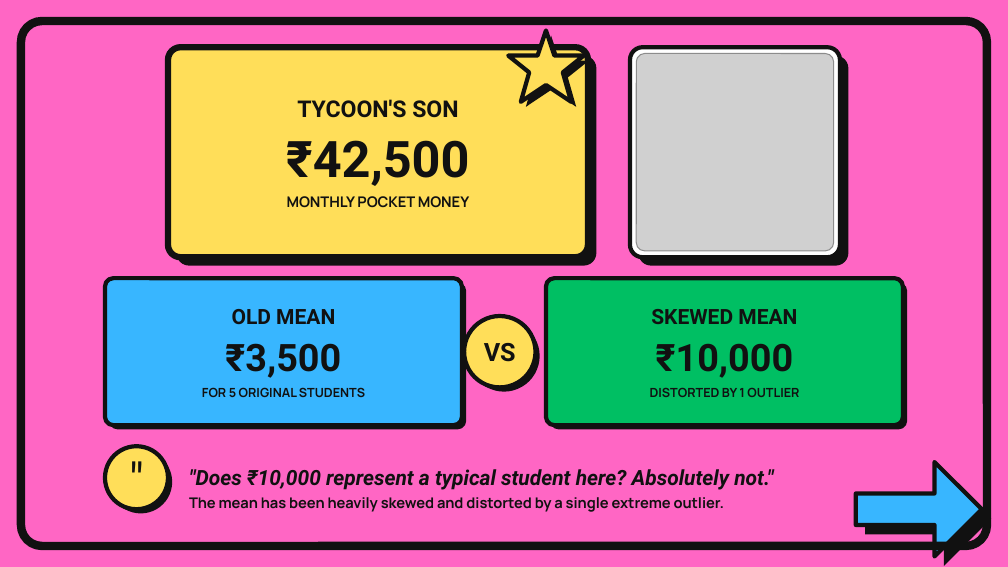
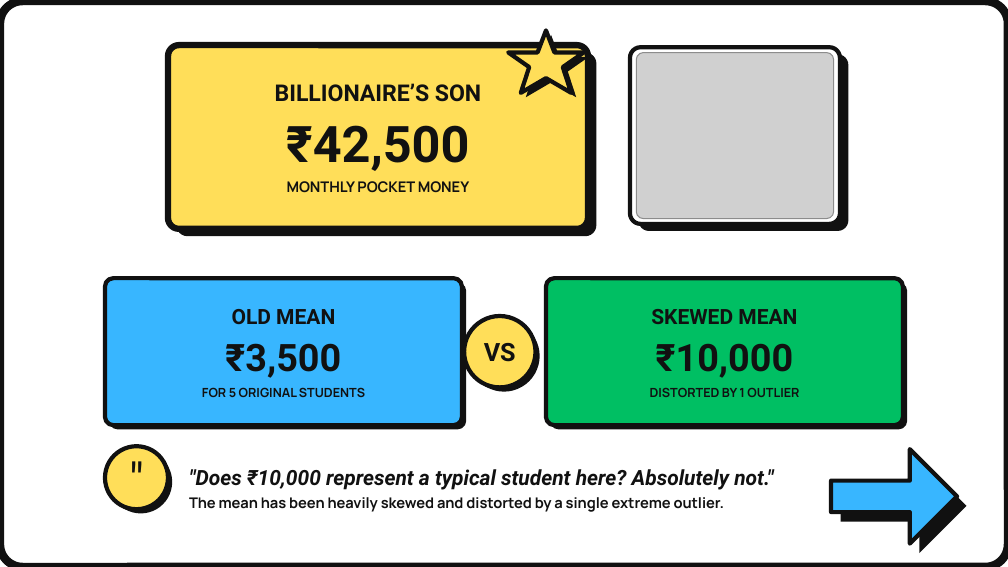
Before and after one commit to brinda-25/workshop, a slide deck: slide 3 of Day1/mean_vs_median.pptx. Drawn at 1008x567 pixels with LibreOffice and Linux fonts; fonts in the diff are those of the drawing; grey boxes stand for pictures; background and template pictures are left out. Boxes give left, top, right and bottom in pixels: in the first picture for what was removed or moved away, otherwise in the second. Text is boxed around its words. In the diff, an @@ line names an element or a change of style, - is before the commit and + after.

```diff
--- a/Day1/mean_vs_median.pptx
+++ b/Day1/mean_vs_median.pptx
@@ rounded rectangle: place and size @@
-rounded rectangle at box(21, 21, 987, 546)
+rounded rectangle at box(0, 1, 1008, 566)
@@ rectangle removed at box(0, 0, 1008, 566) @@
@@ rounded rectangle: place and size @@
-rounded rectangle at box(168, 47, 589, 257)
+rounded rectangle at box(168, 45, 589, 229)
@@ rounded rectangle: place and size @@
-rounded rectangle at box(176, 55, 597, 265)
+rounded rectangle at box(176, 52, 597, 236)
@@ freeform shape: place and size @@
-freeform shape at box(508, 30, 584, 102)
+freeform shape at box(508, 30, 584, 93)
@@ freeform shape: place and size @@
-freeform shape at box(513, 35, 589, 107)
+freeform shape at box(513, 35, 589, 98)
@@ rounded rectangle: place and size @@
-rounded rectangle at box(630, 47, 840, 257)
+rounded rectangle at box(630, 47, 840, 224)
@@ picture: place and size @@
-picture at box(636, 53, 834, 251)
+picture at box(636, 52, 834, 219)
@@ rounded rectangle: place and size @@
-rounded rectangle at box(638, 55, 848, 265)
+rounded rectangle at box(638, 54, 848, 231)
@@ text at box(275, 83, 481, 102): text changed @@
-TYCOON'S SON
+BILLIONAIRE’S SON
@@ freeform shape: place and size @@
-freeform shape at box(856, 462, 982, 556)
+freeform shape at box(831, 450, 957, 544)
@@ freeform shape: place and size @@
-freeform shape at box(865, 472, 991, 566)
+freeform shape at box(841, 459, 967, 553)
```
Also in this commit, not shown: 3 other slides changed, 1 slide added.
